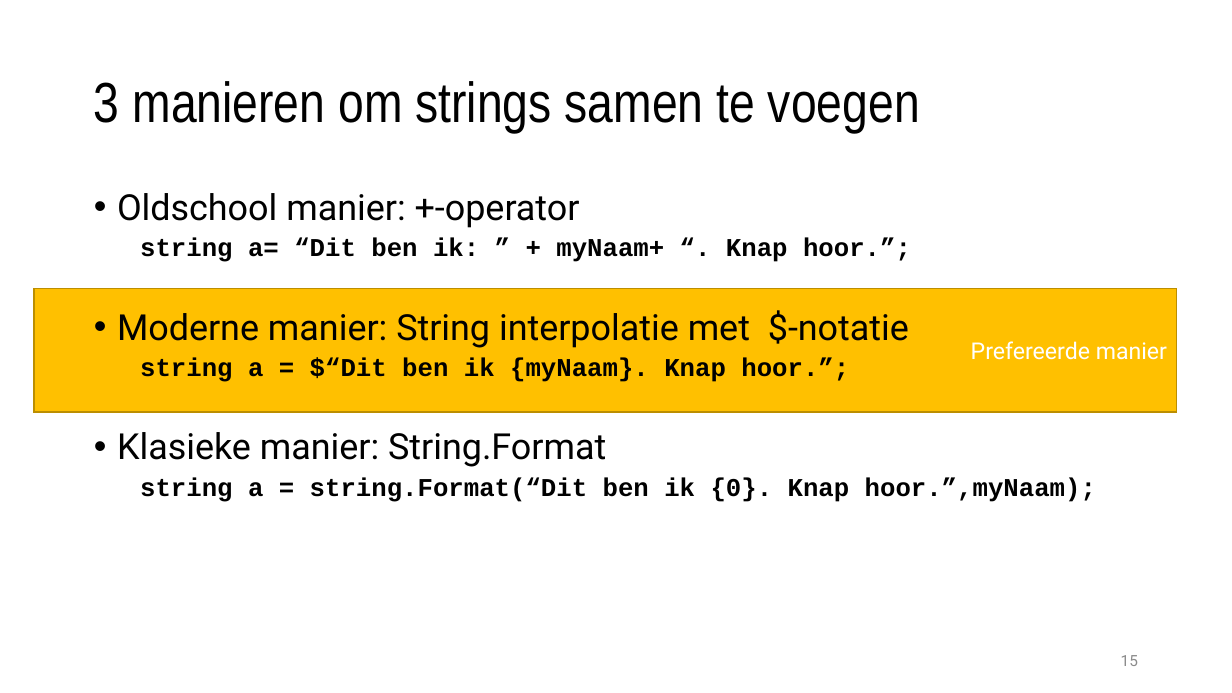
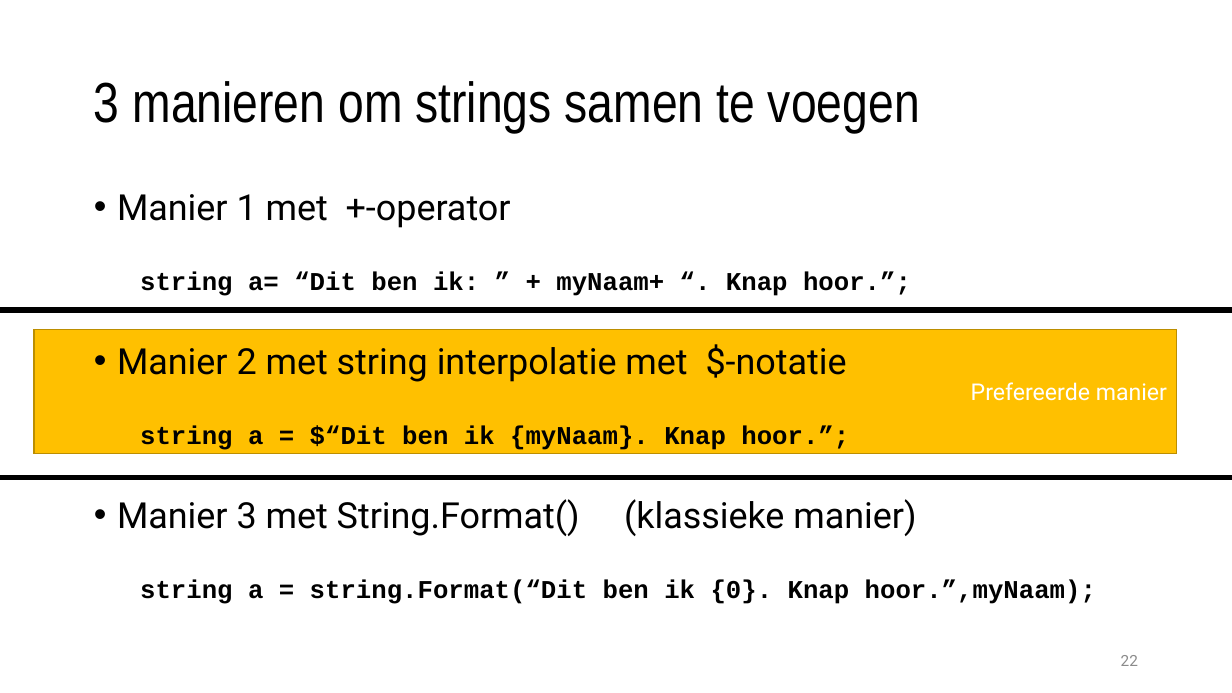
Before and after one commit to timdams/csharpbook, a slide deck: slide 22 of _SLIDES/2020/H3- Tekst in code gebruiken/H3_1_tekst.pptx (slide 15 before the commit). Drawn at 1232x693 pixels with LibreOffice and Linux fonts; fonts in the diff are those of the drawing; background and template pictures are left out. Boxes give left, top, right and bottom in pixels: in the first picture for what was removed or moved away, otherwise in the second. Text is boxed around its words. In the diff, an @@ line names an element or a change of style, - is before the commit and + after.

```diff
--- a/_SLIDES/2020/H3- Tekst in code gebruiken/H3_1_tekst.pptx
+++ b/_SLIDES/2020/H3- Tekst in code gebruiken/H3_1_tekst.pptx
@@ text at (117,194,511,228): text changed @@
-• Oldschool manier: +-operator
+• Manier 1 met +-operator
@@ line added from (0, 311) to (1232, 311), #000000 4.5 pt @@
@@ rectangle "Prefereerde manier": place and size @@
-rectangle "Prefereerde manier" at (34,288,1177,412)
+rectangle "Prefereerde manier" at (34,330,1177,454)
@@ text at (117,344,847,382): text changed @@
-• Moderne manier: String interpolatie met $-notatie
+• Manier 2 met string interpolatie met $-notatie
@@ line added from (0, 478) to (1232, 478), #000000 4.5 pt @@
@@ text at (117,499,916,536): text changed @@
-• Klasieke manier: String.Format
+• Manier 3 met String.Format() (klassieke manier)
@@ page number at (1121,655,1138,666): text changed @@
-15
+22
```
Also in this commit, not shown: 5 other slides changed, 23 slides added, 13 slides removed, 11 other files.
